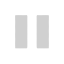
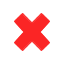
Comparing the layer stacks of the two 64px x 64px images. Changes:
added layer "Paint Layer 5" above "Paint Layer 4" over [14, 13, 50, 51]
hid "Paint Layer 4" over [14, 13, 50, 51]
